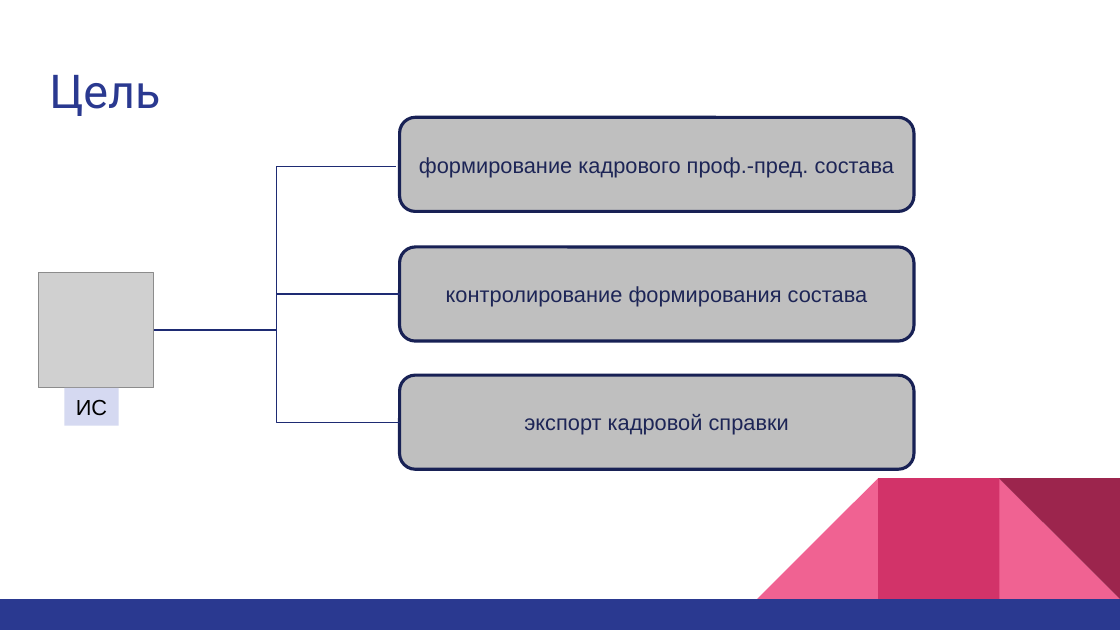
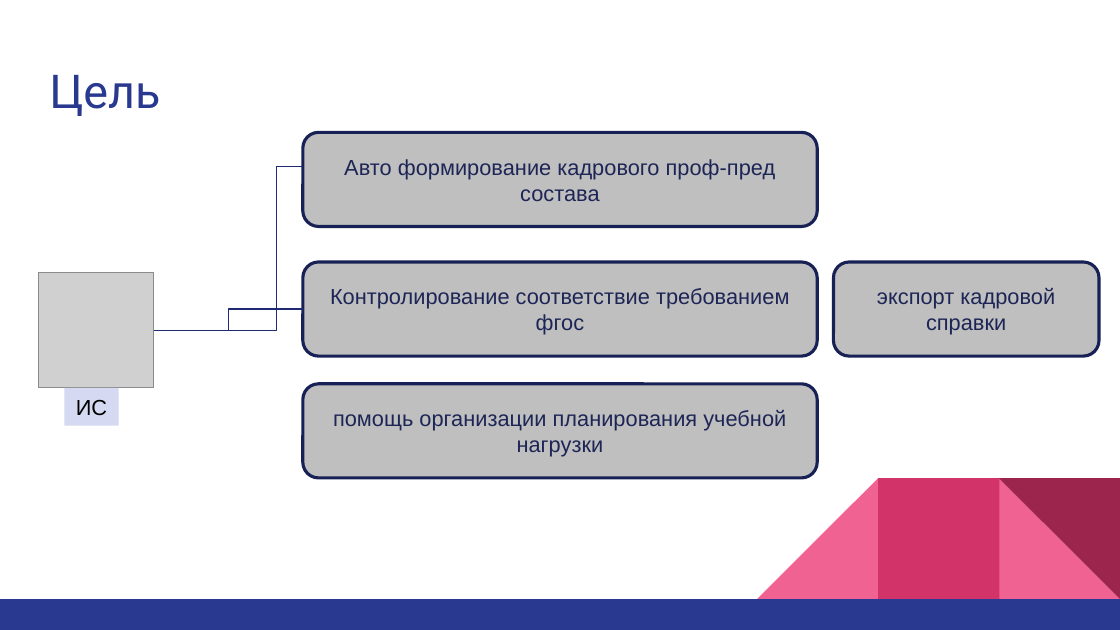
Before and after one commit to bogya345/Diplom, a slide deck: slide 19 of @_docs/bogya/presentation.pptx (slide 4 before the commit). Drawn at 1120x630 pixels with LibreOffice and Linux fonts; fonts in the diff are those of the drawing; grey boxes stand for pictures. Boxes give left, top, right and bottom in pixels: in the first picture for what was removed or moved away, otherwise in the second. Text is boxed around its words. In the diff, an @@ line names an element or a change of style, - is before the commit and + after.

```diff
--- a/@_docs/bogya/presentation.pptx
+++ b/@_docs/bogya/presentation.pptx
@@ rounded rectangle "Авто формирование кадрового проф-пред состава": place and size @@
-rounded rectangle "Авто формирование кадрового проф-пред состава" at [400,118,914,212]
+rounded rectangle "Авто формирование кадрового проф-пред состава" at [302,132,816,226]
@@ text in rounded rectangle at [344,159,776,201]: text changed @@
-формирование кадрового проф.-пред. состава
+Авто формирование кадрового проф-пред состава
@@ rounded rectangle "Контролирование соответствие требованием фгос": place and size @@
-rounded rectangle "Контролирование соответствие требованием фгос" at [400,248,914,342]
+rounded rectangle "Контролирование соответствие требованием фгос" at [302,262,816,356]
@@ rounded rectangle "экспорт кадровой справки": place and size @@
-rounded rectangle "экспорт кадровой справки" at [400,375,914,469]
+rounded rectangle "экспорт кадровой справки" at [833,262,1099,356]
@@ text in rounded rectangle at [330,288,789,335]: text changed @@
-контролирование формирования состава
+Контролирование соответствие требованием фгос
@@ elbow line moved from (153, 330) - (400, 295) to (153, 330) - (302, 309) @@
@@ elbow line removed from (153, 330) to (400, 422) @@
@@ rounded rectangle added at [302,384,816,478], fill #BFBFBF, outline #182156 2 pt, 14 pt, text #1C2456 @@
+помощь организации планирования учебной нагрузки
```
Also in this commit, not shown: 2 other slides changed, 2 slides added.
